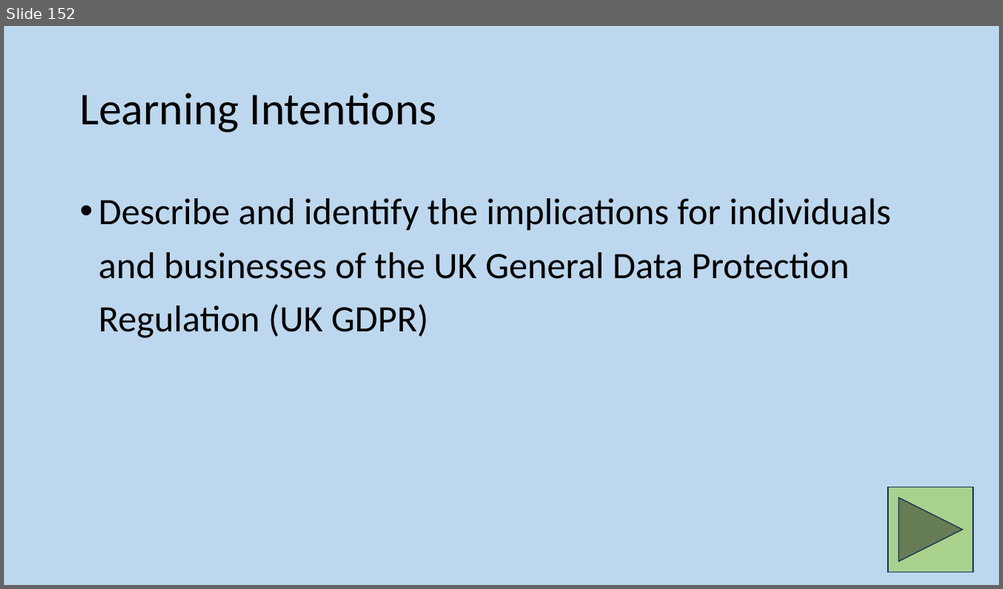
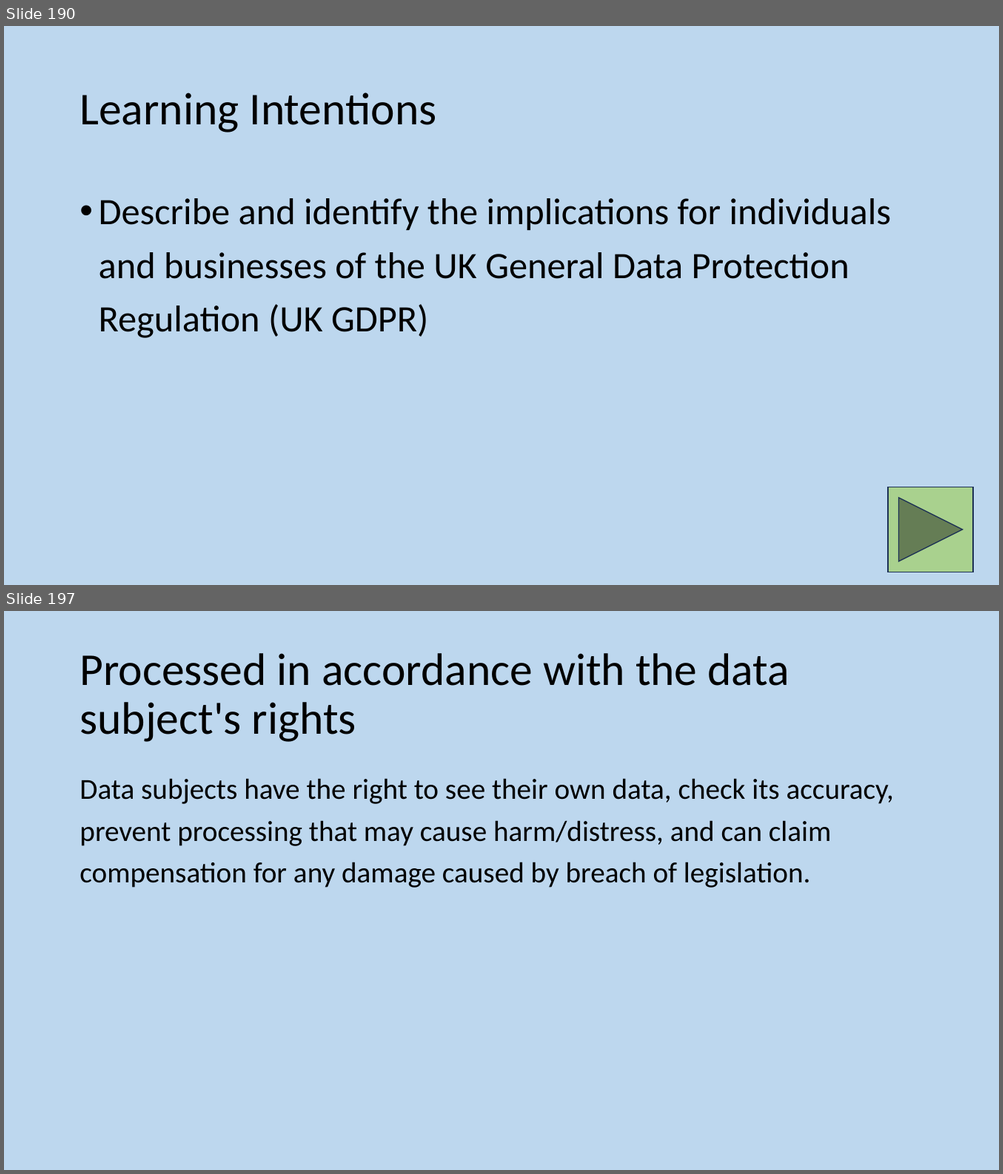
Before and after one commit to MrFriendCS/MrFriendCS.github.io, a slide deck: n5/ddd/N5 CS DDD Slides.pptx. Shown one above the other, each under a label of ours: slide 152 before the commit, slides 190 and 197 after it; the slides between them are not shown. The pictures are 1003x589 and 1003x1174 pixels, drawn with LibreOffice and Linux fonts; fonts in the diff are those of the drawing. Boxes give left, top, right and bottom in pixels: in the first picture for what was removed or moved away, otherwise in the second. Text is boxed around its words. In the diff, an @@ line names an element or a change of style, - is before the commit and + after.

```diff
--- a/n5/ddd/N5 CS DDD Slides.pptx
+++ b/n5/ddd/N5 CS DDD Slides.pptx
@@ slide 197 added at (4, 611, 999, 1170), background #BDD7EE @@
@@ title added at (79, 653, 789, 742), 44 pt, text #000000 @@
+Processed in accordance with the data subject's rights
@@ text added at (79, 778, 893, 888), 28 pt, text #000000 @@
+Data subjects have the right to see their own data, check its accuracy, prevent processing that may cause harm/distress, and can claim compensation for any damage caused by breach of legislation.
@@ what was slide 152 is now slide 190 @@
```
Also in this commit, not shown: 7 slides changed, 7 other slides added, 3 other files.
